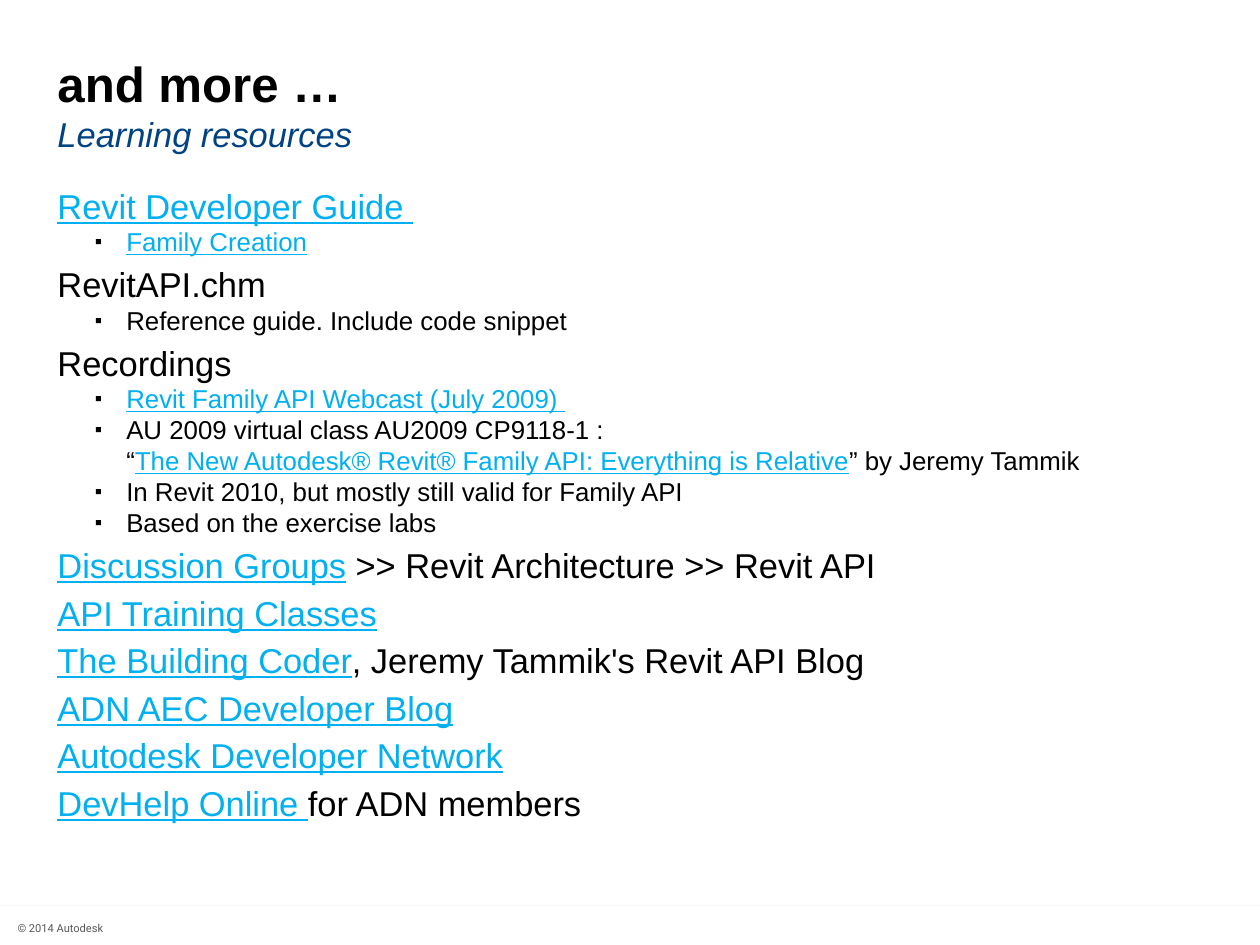
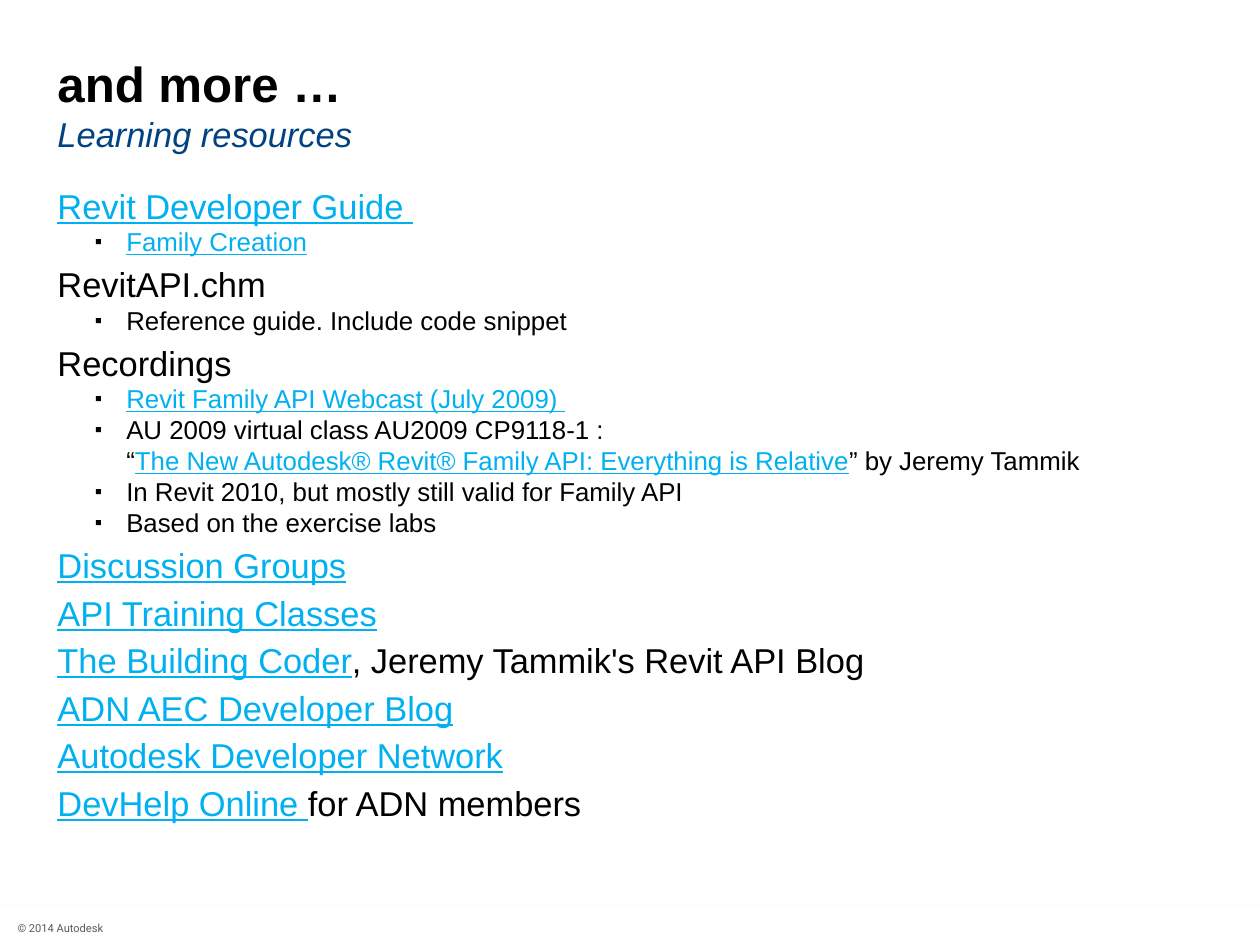
Before and after one commit to ADN-DevTech/RevitTrainingMaterial, a slide deck: slide 49 of Presentation/3_Revit_Family_API.pptx. Drawn at 1260x945 pixels with LibreOffice and Linux fonts; fonts in the diff are those of the drawing; background and template pictures are left out. Boxes give left, top, right and bottom in pixels: in the first picture for what was removed or moved away, otherwise in the second. Text is boxed around its words. In the diff, an @@ line names an element or a change of style, - is before the commit and + after.

```diff
--- a/Presentation/3_Revit_Family_API.pptx
+++ b/Presentation/3_Revit_Family_API.pptx
@@ text at (x1=57, y1=553, x2=346, y2=584): text changed; text colour #000000 to #00B0F0 @@
-Discussion Groups >> Revit Architecture >> Revit API
+Discussion Groups
```
Also in this commit, not shown: 1 other slide changed, 4 other files.
